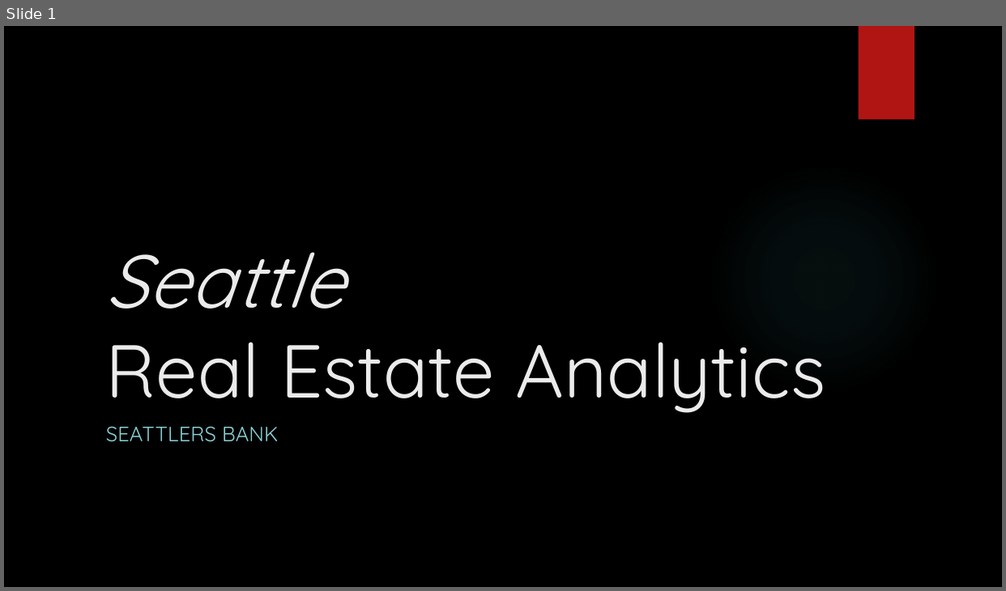
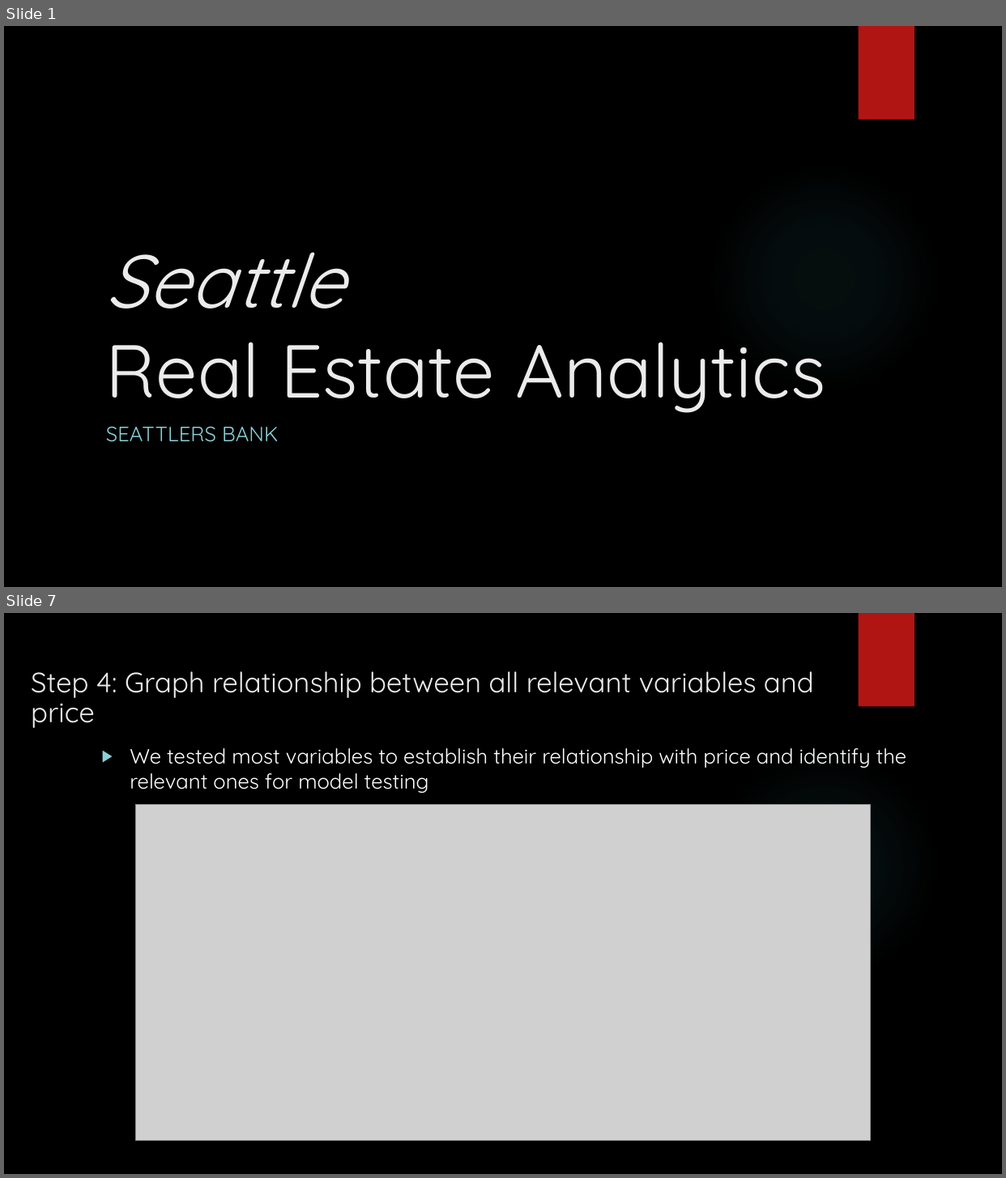
Before and after one commit to Silkways/Seattlers, a slide deck: Flatiron_Mod_1_Slides.pptx. Shown one above the other, each under a label of ours: slide 1 before the commit, slides 1 and 7 after it; the slides between them are not shown. The pictures are 1006x591 and 1006x1178 pixels, drawn with LibreOffice and Linux fonts; fonts in the diff are those of the drawing; grey boxes stand for pictures; background and template pictures are left out. Boxes give left, top, right and bottom in pixels: in the first picture for what was removed or moved away, otherwise in the second. Text is boxed around its words. In the diff, an @@ line names an element or a change of style, - is before the commit and + after.

```diff
--- a/Flatiron_Mod_1_Slides.pptx
+++ b/Flatiron_Mod_1_Slides.pptx
@@ slide 7 added at (x1=4, y1=613, x2=1002, y2=1174), background picture (left out); not listed: 2 template elements that a slide beside it also shows @@
@@ title added at (x1=31, y1=671, x2=814, y2=728), 27 pt, text #EBEBEB @@
+Step 4: Graph relationship between all relevant variables and price
@@ text added at (x1=130, y1=748, x2=907, y2=793), 20 pt, text #FFFFFF @@
+▶ We tested most variables to establish their relationship with price and identify the relevant ones for model testing
@@ picture added at (x1=136, y1=805, x2=870, y2=1141) @@
```
Also in this commit, not shown: 1 slide changed, 7 other slides added, 2 slides removed, 2 other files.
